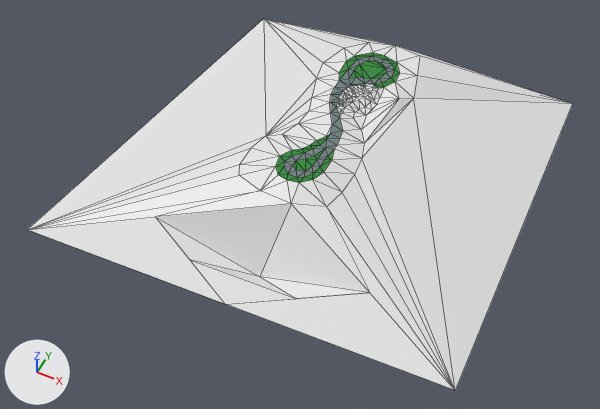
The COLLADA model assets/models/track/track model/track.dae as it was, and as the next commit left it.
Rendered twice from a 50 mm camera at (52.8, -126.1, 122.8) aimed at (-3.3, -13.7, -17.7). The axes (+X, +Y, +Z) are drawn at lower left. The lights are the same throughout. The picture after the commit comes second. Mesh edges are drawn as thin lines.

In view in the first picture: 'Track'.
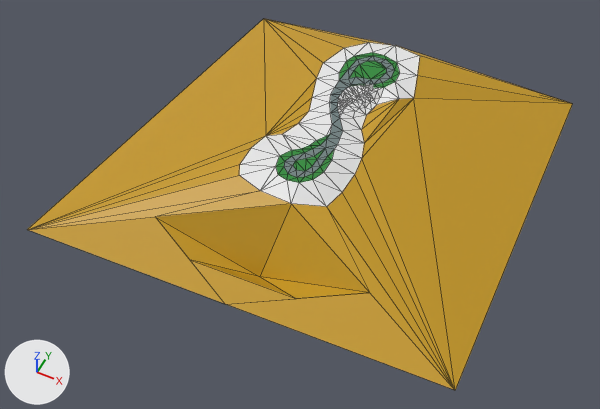
Pixel boxes (x1, y1, x2, y2) of what changed, in the pictures (600 x 409 px):
'Track', recoloured, reshaped (white to yellow): (27, 19, 573, 390) in both
part 1 of me_plane, cut back: (330, 80, 399, 118) in both

What the commit changed:
Material 'surface_ob' (mat_surface_ob) changes colour from white #e7e7e7 to yellow #c6991b; in linear values from (0.8, 0.8, 0.8) to (0.565, 0.319, 0.011).
me_plane is used by ob_track; location (0.0, 0.0, 0.0).
me_plane had 182 vertices, 357 faces and spanned x -50.0..44.1, y -50.0..44.9, z -17.9..0.0.
me_plane now has 219 vertices, 431 faces and spans x -50.0..44.1, y -50.0..44.9, z -17.9..0.1.
Part 1, on me_plane:
19 vertices are removed from x -1.9..2.9, y 1.2..10.0, z -0.9..0.0.
79 faces are deleted.
5 vertices in x -0.4..5.0, y 2.2..10.7, z -0.9..0.0 move by (0.0, 0.0, -0.2).
4 vertices in x -2.4..-1.7, y 4.2..6.2, z -1.0..-0.3 move by (0.0, 0.0, -0.1).
3 vertices in x -2.1..2.1, y 2.7..4.7, z -0.9..-0.7 move by (0.0, 0.0, 0.3).
9 vertices move from x -2.1..2.3, y 2.7..9.7, z -1.1..0.0 to x -2.1..2.3, y 2.5..9.7, z -0.9..-0.1.
56 vertices are added at x -1.8..3.5, y 0.9..11.9, z -1.0..0.1.
4 new faces join them, mat_surface_grass (green #298935).
6 new faces join them, mat_surface_road (grey #708080).
68 new faces join them, mat_surface_sand (white #e7e7e7).
75 new faces join them, mat_surface_sand_drive (white #e7e7e7).
